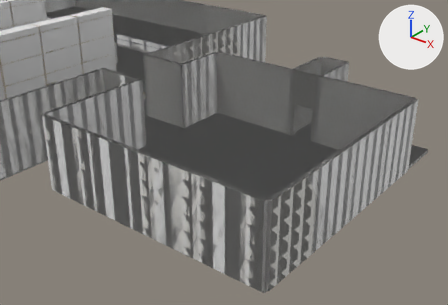
The Blender file assets_src/blender/hypermarche_complet.blend as it was, and as the next commit left it.
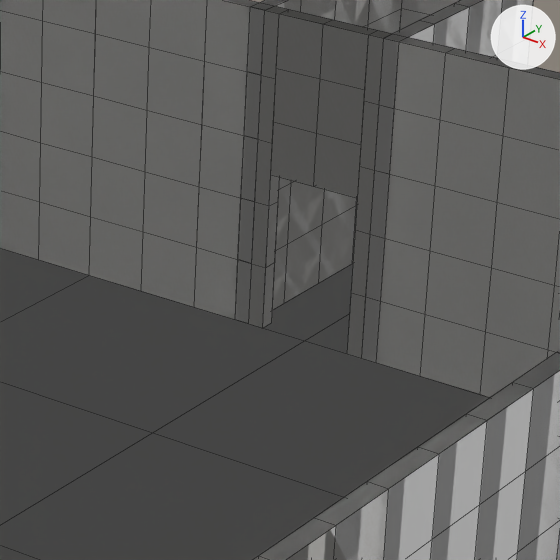
Each version is shown from a 50 mm lens placed at (73.52, 41.99, 18.97), pointed at (48.38, 73.4, -0.51), then close up on the part from 53% to 79% of the width and 22% to 60% of the height. Arrows for +X, +Y and +Z are at upper right; the lights stay in place. The last two pictures show the newer version. The close-ups show mesh edges as thin lines.

The first close-up shows 'col_box_floor_4x4.185', 'col_box_floor_4x4.186', 'col_box_floor_4x4.190', 'col_box_floor_4x4.191', 'col_box_wall_1m', 'col_box_wall_2m.006', 'col_box_wall_4m.103', 'col_box_wall_4m.105', 'col_box_wall_4m.106', 'kit_door_2m', 'kit_wall_2m.006', 'kit_wall_4m.106' and 19 more.
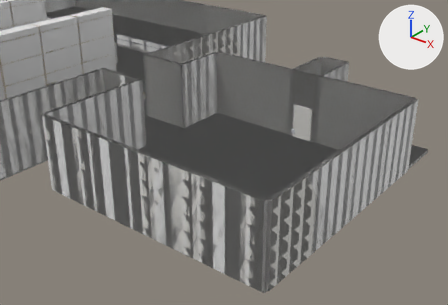
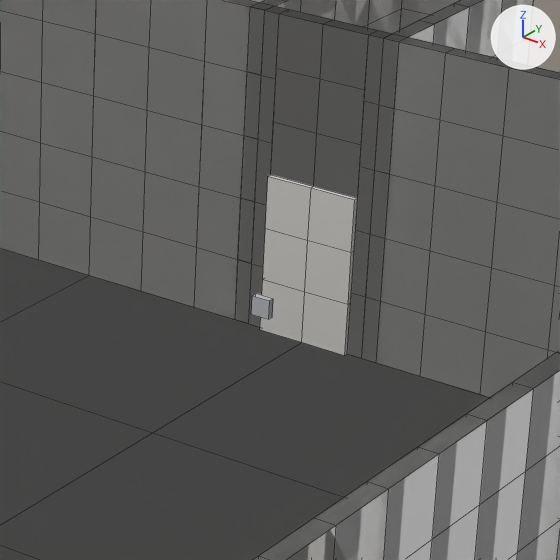
Diff of the bpy script that builds the scene:
```diff
--- a/assets_src/blender/hypermarche_complet.blend.py
+++ b/assets_src/blender/hypermarche_complet.blend.py
@@ me_use_exit_door @@
+me_use_exit_door.from_pydata([(-0.15, -0.05, -0.15), (-0.15, 0.05, -0.15), (-0.15, -0.05, 0.15), (-0.15, 0.05, 0.15), (0.15, -0.05, -0.15), (0.15, -0.05, 0.15), (0.15, 0.05, -0.15), (0.15, 0.05, 0.15), (-0.15, -0.05, -0.15), (-0.15, -0.05, 0.15), (0.15, -0.05, -0.15), (0.15, -0.05, 0.15), (-0.15, 0.05, -0.15), (0.15, 0.05, -0.15), (-0.15, 0.05, 0.15), (0.15, 0.05, 0.15), (-0.15, -0.05, -0.15), (0.15, -0.05, -0.15), (-0.15, 0.05, -0.15), (0.15, 0.05, -0.15), (-0.15, -0.05, 0.15), (-0.15, 0.05, 0.15), (0.15, -0.05, 0.15), (0.15, 0.05, 0.15)], [], [(0, 2, 3, 1), (4, 6, 7, 5), (8, 10, 11, 9), (12, 14, 15, 13), (16, 18, 19, 17), (20, 22, 23, 21)])
+me_use_exit_door.materials.append(mat_mat_kit_detail)  # light grey #c4c7cb
@@ me_kit_door_leaf_001 @@
+me_kit_door_leaf_001.from_pydata(...)  # 52 vertices, 22 faces; spans x -0.75..0.75, y -0.08..0.08, z -1.25..1.25
+me_kit_door_leaf_001.materials.append(mat_mat_kit_shell)  # light grey #dfdeda
@@ ob_use_exit_door @@
+ob_use_exit_door = bpy.data.objects.new('use_exit_door', me_use_exit_door)
+ob_use_exit_door.location = (52.0, 76.75, 1.0)
@@ ob_door_e_exit @@
+ob_door_e_exit = bpy.data.objects.new('door_e_exit', me_kit_door_leaf_001)
+ob_door_e_exit.location = (52.0, 78.0, 1.25)
```

Where the change shows, as pixel boxes (x1, y1, x2, y2) in the close-ups (560 x 560 px):
'door_e_exit', added
    after: (260, 175, 358, 355)
'use_exit_door', added
    after: (251, 293, 273, 319)
'kit_wall_4m.107', unchanged, covered by the edit
    before: (266, 0, 402, 310)
    after: (235, 0, 402, 324)
'col_box_floor_4x4.187', unchanged, covered by the edit
    before: (264, 263, 353, 341)
